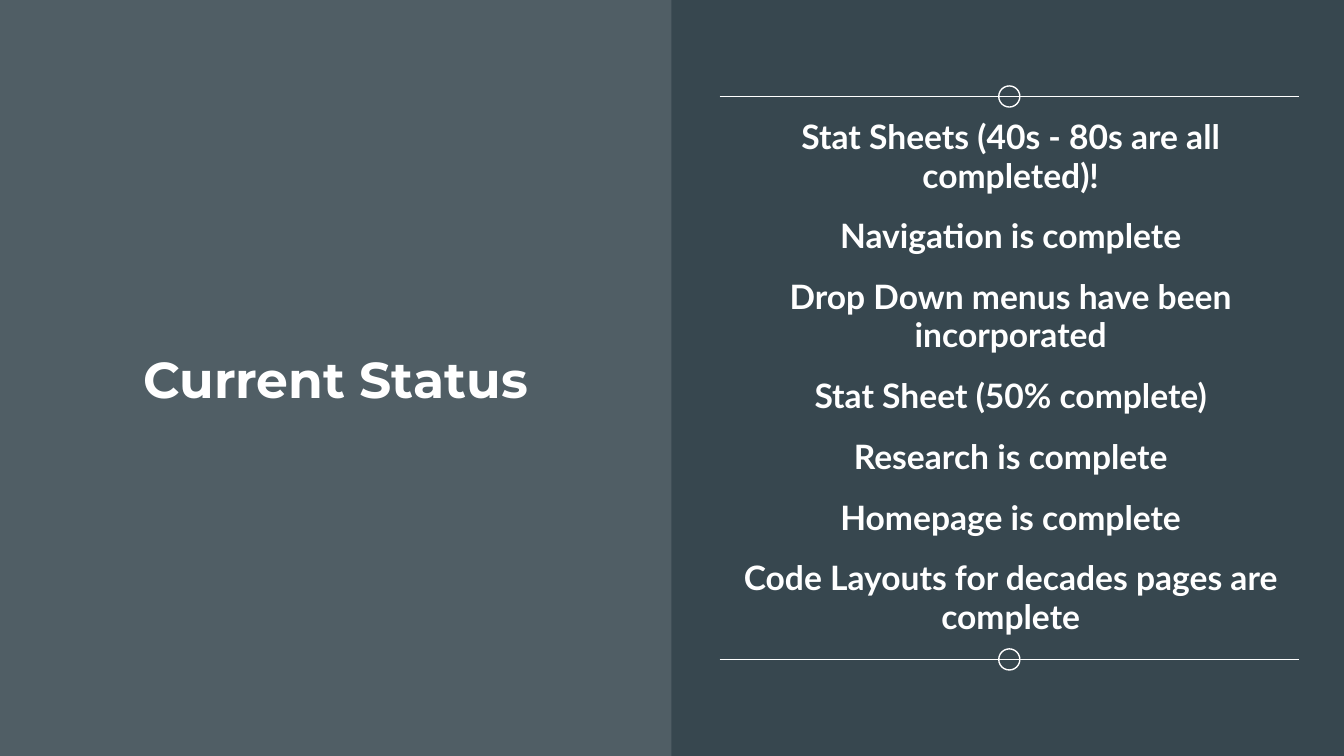
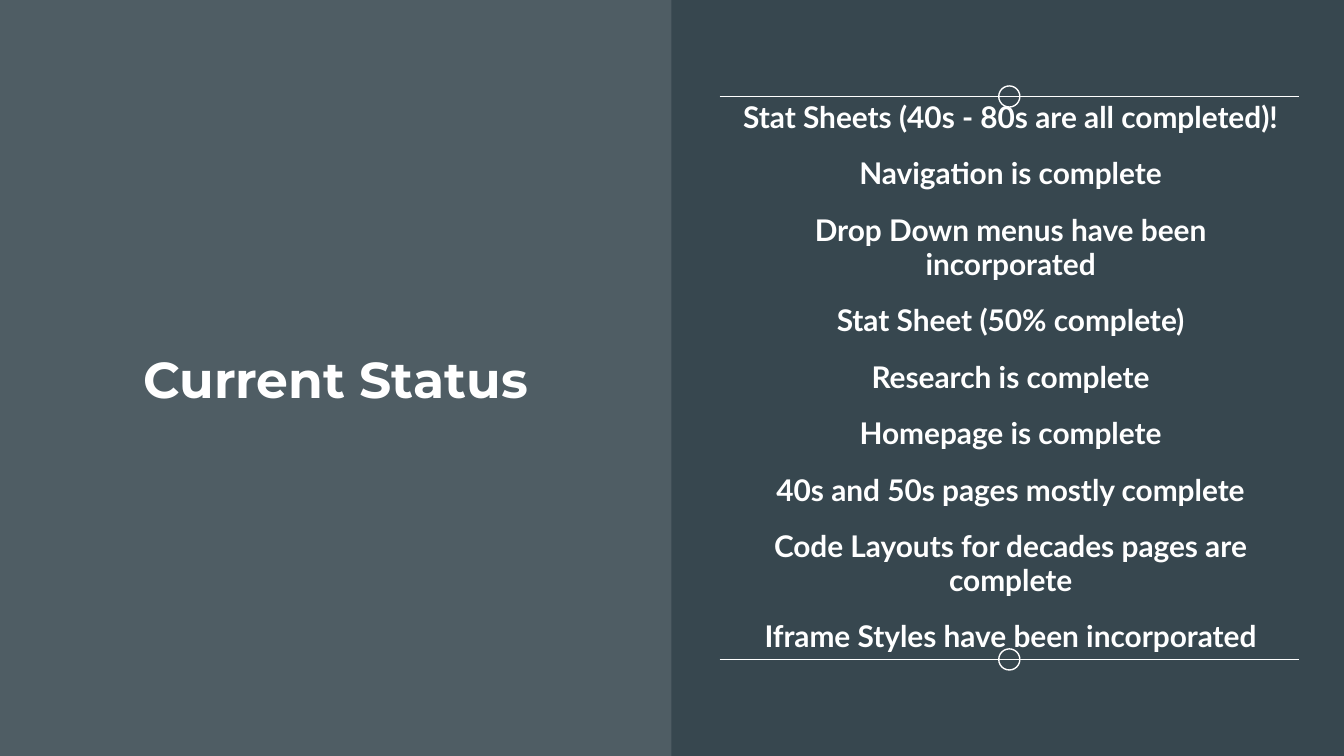
Before and after one commit to UnterLort/EverythingBasketball, a slide deck: slide 19 of documents/Everything_Basketball_progress.pptx (slide 18 before the commit). Drawn at 1344x756 pixels with LibreOffice and Linux fonts; fonts in the diff are those of the drawing. Boxes give left, top, right and bottom in pixels: in the first picture for what was removed or moved away, otherwise in the second. Text is boxed around its words. In the diff, an @@ line names an element or a change of style, - is before the commit and + after.

```diff
--- a/documents/Everything_Basketball_progress.pptx
+++ b/documents/Everything_Basketball_progress.pptx
@@ text at (743,102,1277,596): size 18 to 16 pt in "Stat Sheets (40s - 80s are all ...", "Navigation is complete", "Drop Down menus have been incorporated", "Stat Sheet (50% complete)" and 3 more places; less space between paragraphs @@
@@ text at (776,479,1245,507): paragraph added @@
+40s and 50s pages mostly complete
@@ text at (765,625,1256,653): paragraph added @@
+Iframe Styles have been incorporated
```
Also in this commit, not shown: 10 other slides changed, 1 slide added, 2 other files.
